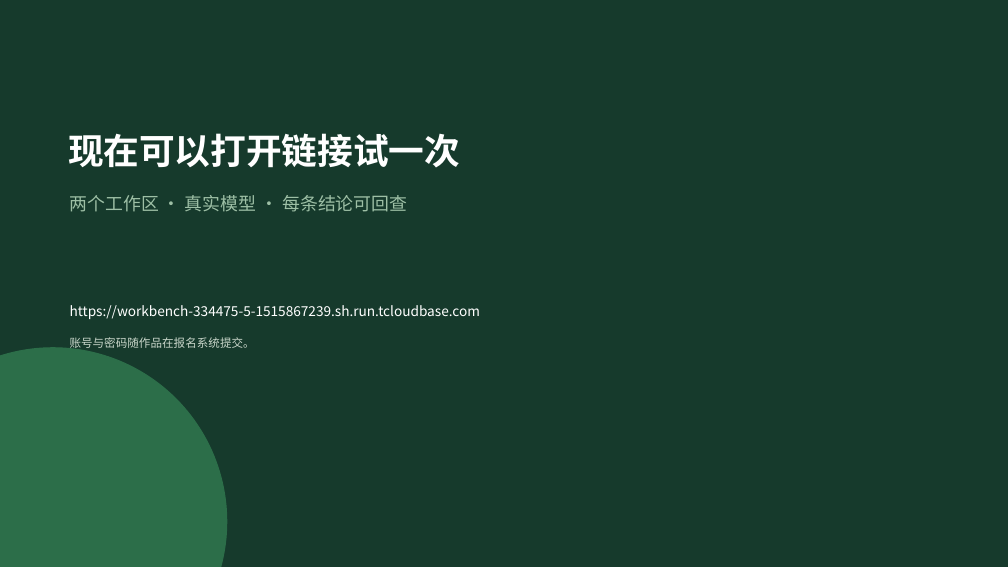
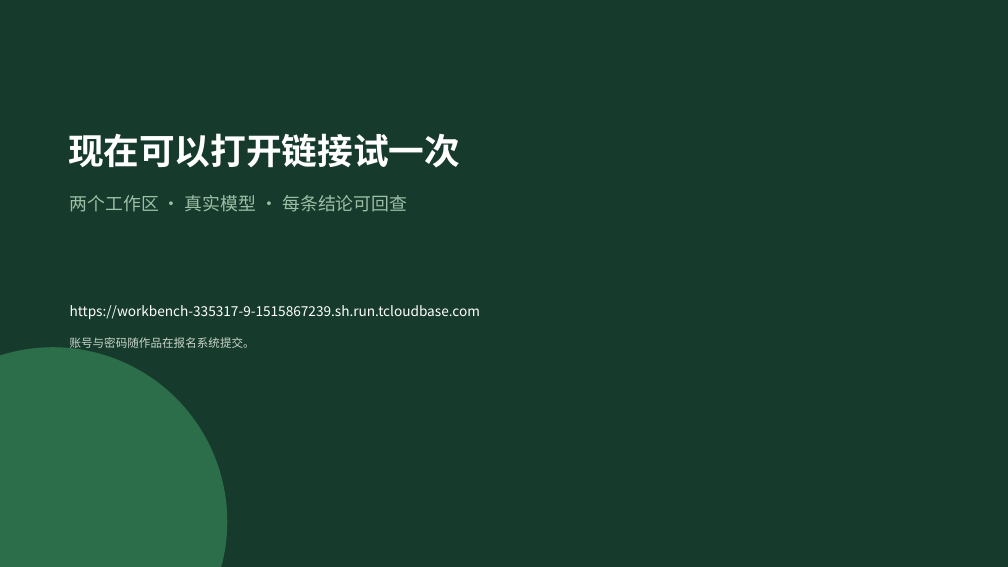
Before and after one commit to zyyqp-bot/jiuwenswarm-agent, a slide deck: slide 19 of docs/submission/【教育-重庆邮电大学-赵乙亦-证据工作台】.pptx. Drawn at 1008x567 pixels with LibreOffice and Linux fonts; fonts in the diff are those of the drawing. Boxes give left, top, right and bottom in pixels: in the first picture for what was removed or moved away, otherwise in the second. Text is boxed around its words. In the diff, an @@ line names an element or a change of style, - is before the commit and + after.

```diff
--- a/docs/submission/【教育-重庆邮电大学-赵乙亦-证据工作台】.pptx
+++ b/docs/submission/【教育-重庆邮电大学-赵乙亦-证据工作台】.pptx
@@ text at <box>70,305,480,319</box>: text changed @@
-https://workbench-334475-5-1515867239.sh.run.tcloudbase.com
+https://workbench-335317-9-1515867239.sh.run.tcloudbase.com
```
Also in this commit, not shown: 1 other slide changed, 5 other files.
